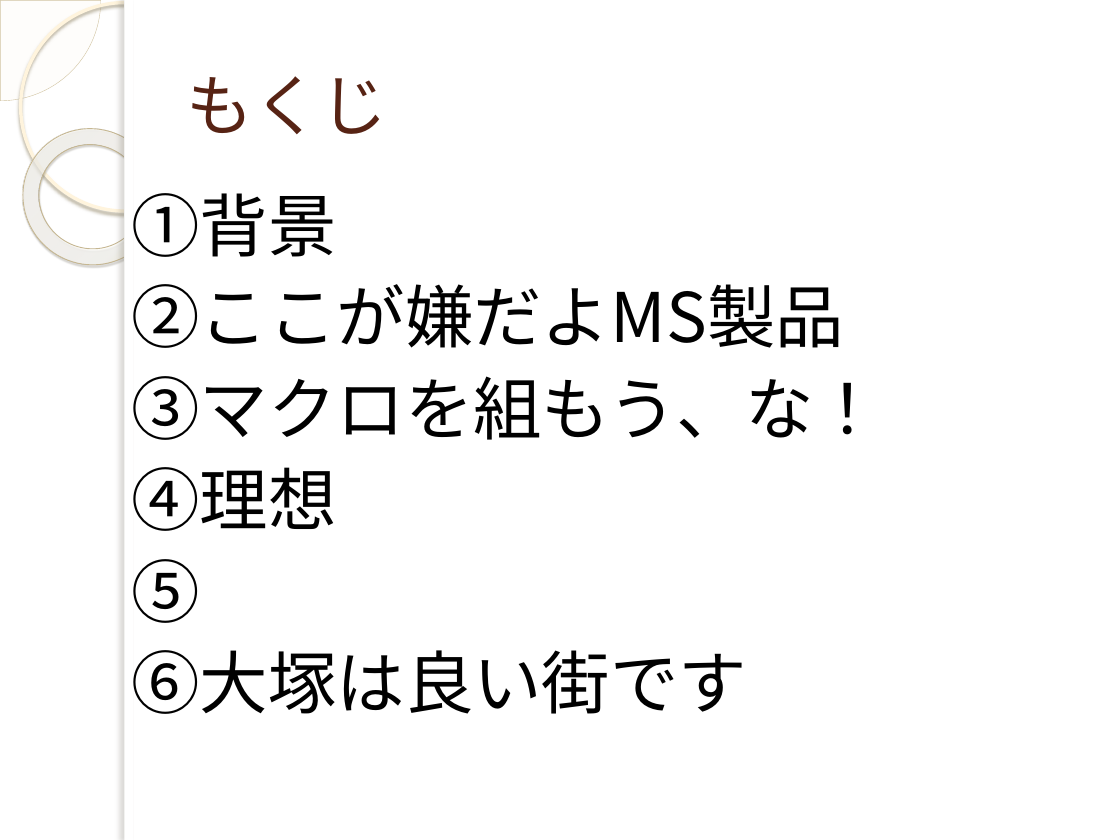
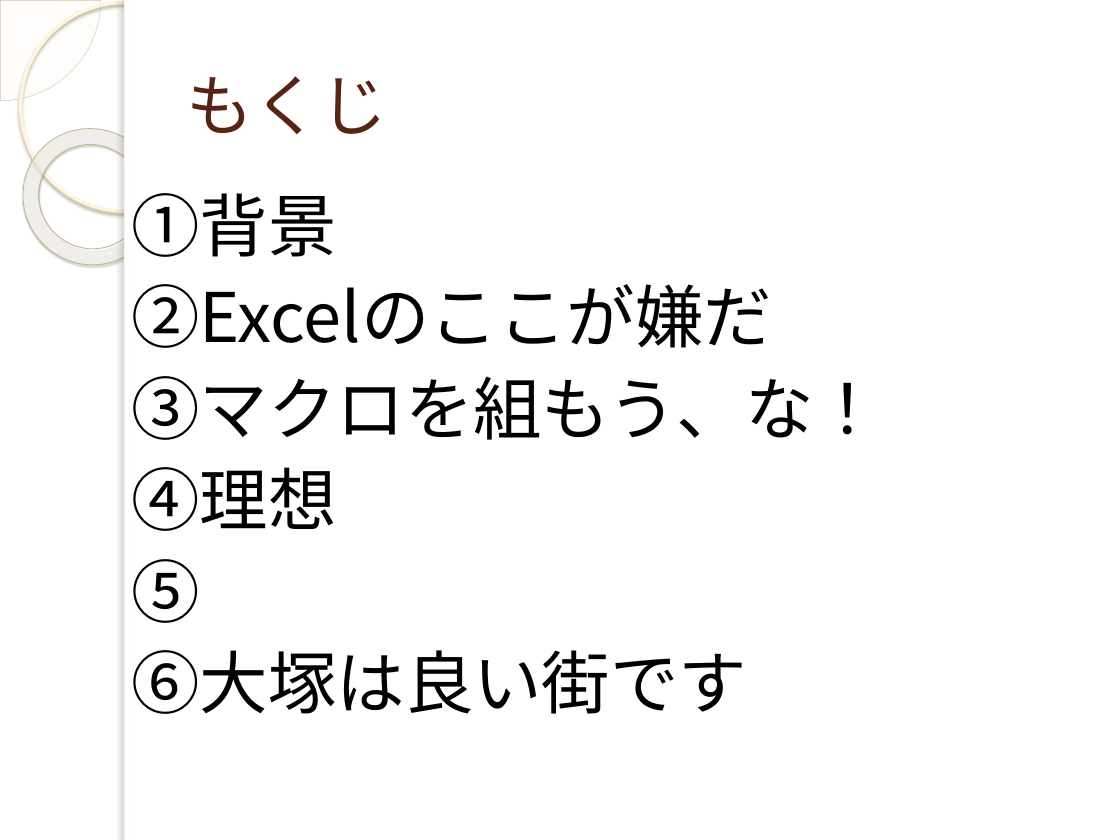
Before and after one commit to yuridonus/FEstudy, a slide deck: slide 3 of hateful_excel.pptx. Drawn at 1120x840 pixels with LibreOffice and Linux fonts; fonts in the diff are those of the drawing; background and template pictures are left out. Boxes give left, top, right and bottom in pixels: in the first picture for what was removed or moved away, otherwise in the second. Text is boxed around its words. In the diff, an @@ line names an element or a change of style, - is before the commit and + after.

```diff
--- a/hateful_excel.pptx
+++ b/hateful_excel.pptx
@@ text at (131, 284, 772, 348): text changed @@
-②ここが嫌だよMS製品
+②Excelのここが嫌だ
```
Also in this commit, not shown: 2 other slides changed, 4 slides added, 4 slides removed, 1 other file.
